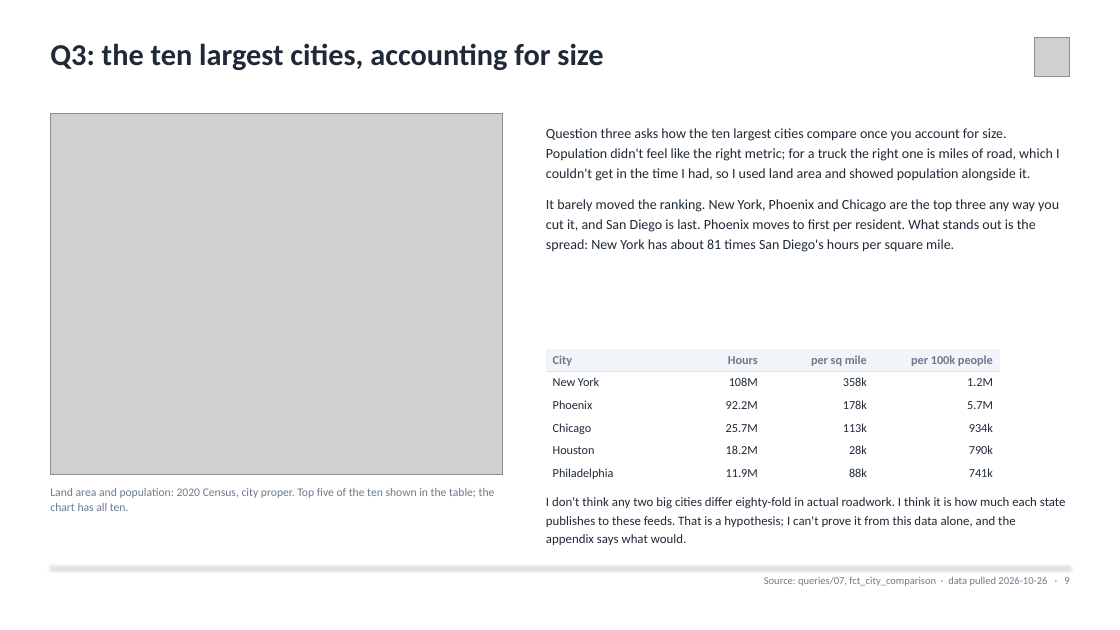
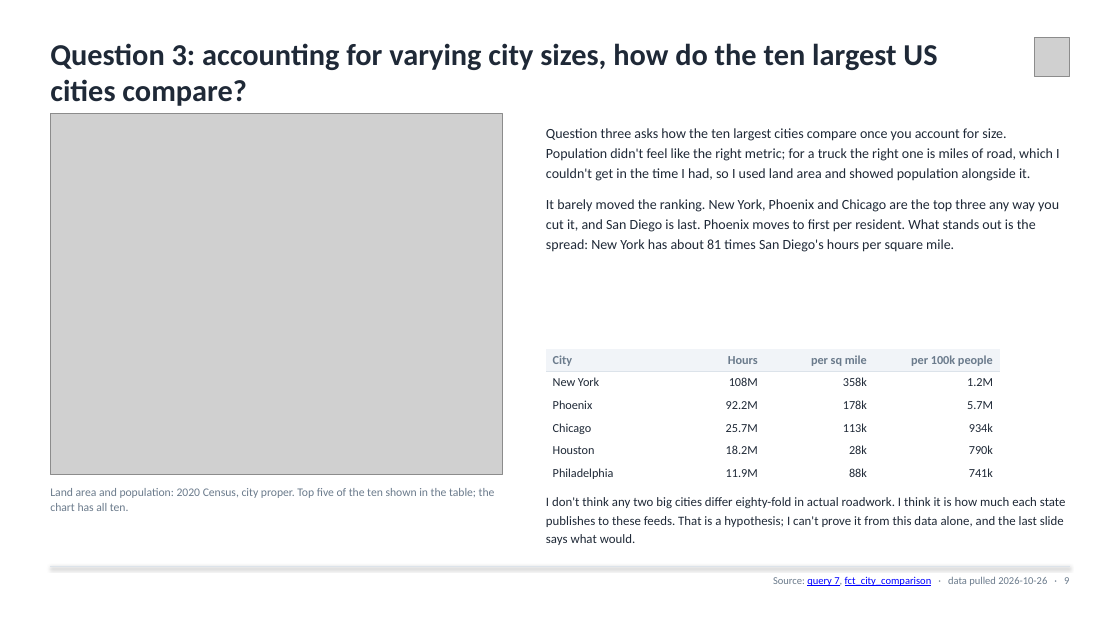
Before and after one commit to agmcdonald24/aurura_case, a slide deck: slide 9 of reports/Aurora_Construction_Take_Home.pptx. Drawn at 1120x630 pixels with LibreOffice and Linux fonts; fonts in the diff are those of the drawing; grey boxes stand for pictures. Boxes give left, top, right and bottom in pixels: in the first picture for what was removed or moved away, otherwise in the second. Text is boxed around its words. In the diff, an @@ line names an element or a change of style, - is before the commit and + after.

```diff
--- a/reports/Aurora_Construction_Take_Home.pptx
+++ b/reports/Aurora_Construction_Take_Home.pptx
@@ text at box(50, 43, 937, 106): text changed @@
-Q3: the ten largest cities, accounting for size
+Question 3: accounting for varying city sizes, how do the ten largest US cities compare?
@@ text at box(546, 497, 1066, 545): text changed @@
-I don't think any two big cities differ eighty-fold in actual roadwork. I think it is how much each state publishes to these feeds. That is a hypothesis; I can't prove it from this data alone, and the appendix says what would.
+I don't think any two big cities differ eighty-fold in actual roadwork. I think it is how much each state publishes to these feeds. That is a hypothesis; I can't prove it from this data alone, and the last slide says what would.
@@ text at box(773, 577, 1069, 586): text changed @@
-Source: queries/07, fct_city_comparison · data pulled 2026-10-26 · 9
+Source: query 7, fct_city_comparison · data pulled 2026-10-26 · 9
```
Also in this commit, not shown: 13 other slides changed, 5 other files.
